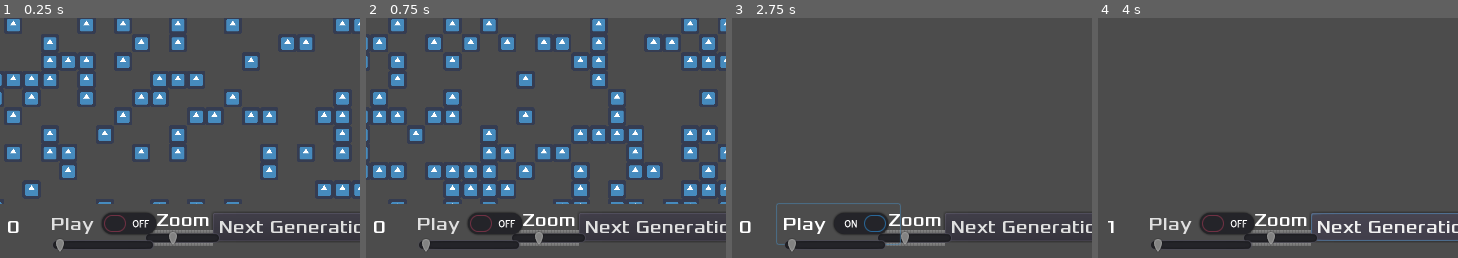
Above: before the commit, frames 1-4 (left to right).
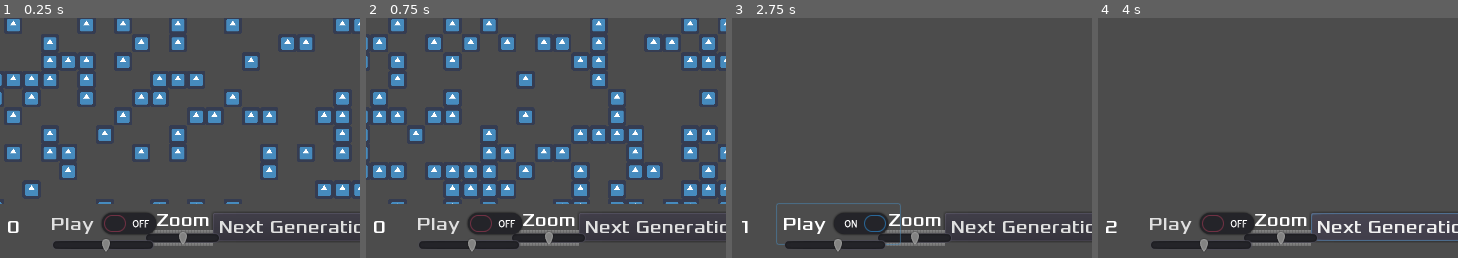
Above: after the commit, the same moments.

Repository: albertomsp/godot-game-of-life
Game: Godot game, scene res://src/Main.tscn
Same seed, same stepped clock (60 frames per second), same inputs: the game is played once before the commit and once after it. The engine's default icon, where the game draws it, is replaced by a stand-in: a white triangle on a blue panel in a dark square.
Inputs:
- Up to frame 1 (0.25 s): no input
- Up to frame 2 (0.75 s): click "Randomize" at 0.5 s
- Up to frame 3 (2.75 s): click "Clear" at 1.25 s; click "Play" at 2 s
- Up to frame 4 (4 s): click "Play" at 2.75 s; click "Next Generation" at 3.5 s
The pictures show only the part of the screen within x 45-95%, y 50-100%; the shares and areas given below are measured in that part.

The runs differ from the first frame. In frame 1, 0.3% of the frame differs, in the area x 15-52%, y 89-98%; in frame 2, 0.3%; in frame 3, 0.5%, in the area x 2-52%, y 84-98%; in frame 4, 0.4%.

Commit message:
polishing parameters and refactoring names

Diff:
--- a/src/Board.gd
+++ b/src/Board.gd
@@ -27,14 +27,16 @@
 	update_visual_cell_matrix()
 	generation_counter = 0
 	$HUD.update_counter(generation_counter)
+	# $HUD/PlayButton.pressed = false
 
 
-# Clear the matrix with no live cells
+# Functionality for the clear button - clear the matrix with no live cells
 func clear_matrix():
 	cell_matrix = generate_random_matrix(grid_size.y, grid_size.x, 0)
 	update_visual_cell_matrix()
 	generation_counter = 0
 	$HUD.update_counter(generation_counter)
+	$HUD/PlayButton.pressed = false
 
 
 # Changes the camera zoom with the values of the slider (min and max values
@@ -43,9 +45,11 @@
 	$Camera2D.zoom.x = value
 	$Camera2D.zoom.y = value
 
+
 # Logic for every tick of the generation timer
 func _on_GenerationTimer_timeout():
 	update_next_generation()
+
 
 # Activates the automatic generation of the board depending on the check button
 func handle_start_button():
@@ -61,8 +65,6 @@
 # from the UI.
 func update_generation_speed(next_generation_speed):
 	$GenerationTimer.wait_time = next_generation_speed
-
-
 
 
 # Handles the creation or deletion of cells in the cell_matrix by clicking
@@ -95,8 +97,6 @@
 				set_cell(x, y, 0)
 			else:
 				set_cell(x, y, -1)
-
-
 
 
 # Generates a random cell matrix
--- a/src/HUD.gd
+++ b/src/HUD.gd
@@ -11,7 +11,7 @@
 
 func _ready():
 	emit_signal("zoom_value_changed", $ZoomLabel/ZoomSlider.value)
-	emit_signal("next_generation_speed", $CheckButton/SpeedSlider.value)
+	emit_signal("next_generation_speed", $PlayButton/SpeedSlider.value)
 
 
 func update_counter(counter):
@@ -34,7 +34,7 @@
 	emit_signal("zoom_value_changed", value)
 
 
-func _on_CheckButton_toggled(button_pressed):
+func _on_PlayButton_toggled(button_pressed):
 	if button_pressed:
 		emit_signal("start")
 	else:
--- a/src/HUD.tscn
+++ b/src/HUD.tscn
@@ -117,8 +117,8 @@
 margin_right = 140.286
 margin_bottom = 36.6052
 rect_scale = Vector2( -1, 1 )
-min_value = 0.5
-max_value = 5.0
+min_value = 1.0
+max_value = 6.0
 step = 0.1
 value = 3.5
 tick_count = 100
@@ -127,7 +127,7 @@
 "_edit_use_anchors_": false
 }
 
-[node name="CheckButton" type="CheckButton" parent="."]
+[node name="PlayButton" type="CheckButton" parent="."]
 anchor_left = 0.6
 anchor_top = 0.97
 anchor_right = 0.6
@@ -142,7 +142,7 @@
 "_edit_use_anchors_": false
 }
 
-[node name="SpeedSlider" type="HSlider" parent="CheckButton"]
+[node name="SpeedSlider" type="HSlider" parent="PlayButton"]
 margin_left = 107.282
 margin_top = 32.9523
 margin_right = 209.282
@@ -152,7 +152,7 @@
 min_value = 0.05
 max_value = 1.0
 step = 0.1
-value = 1.0
+value = 0.5
 __meta__ = {
 "_edit_use_anchors_": false
 }
@@ -160,5 +160,5 @@
 [connection signal="pressed" from="PopulateRandom" to="." method="_on_PopulateRandom_pressed"]
 [connection signal="pressed" from="ClearButton" to="." method="_on_ClearButton_pressed"]
 [connection signal="value_changed" from="ZoomLabel/ZoomSlider" to="." method="_on_HSlider_value_changed"]
-[connection signal="toggled" from="CheckButton" to="." method="_on_CheckButton_toggled"]
-[connection signal="value_changed" from="CheckButton/SpeedSlider" to="." method="_on_SpeedSlider_value_changed"]
+[connection signal="toggled" from="PlayButton" to="." method="_on_PlayButton_toggled"]
+[connection signal="value_changed" from="PlayButton/SpeedSlider" to="." method="_on_SpeedSlider_value_changed"]
